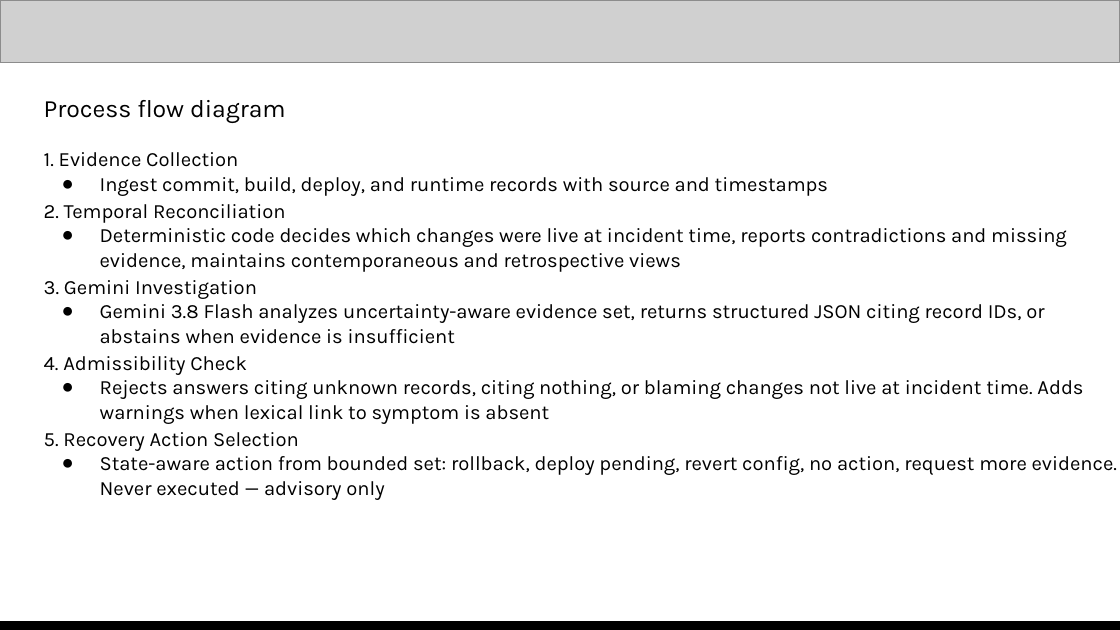
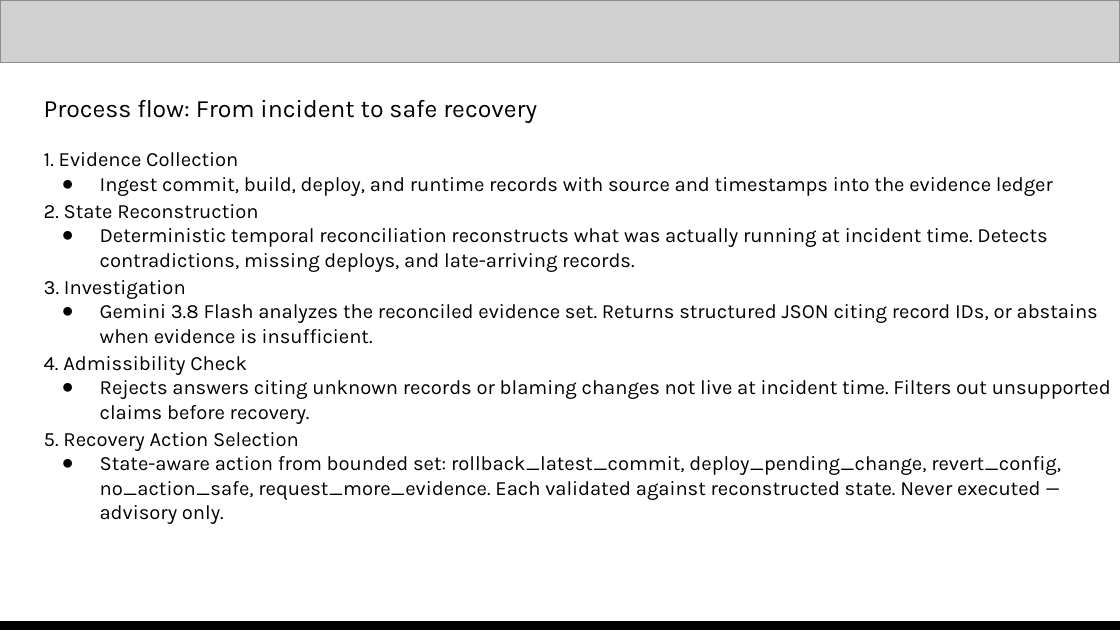
Before and after one commit to Akshada-Porje/MetisRealityGraph, a slide deck: slide 6 of MetisRealityGraph.pptx. Drawn at 1120x630 pixels with LibreOffice and Linux fonts; fonts in the diff are those of the drawing; grey boxes stand for pictures. Boxes give left, top, right and bottom in pixels: in the first picture for what was removed or moved away, otherwise in the second. Text is boxed around its words. In the diff, an @@ line names an element or a change of style, - is before the commit and + after.

```diff
--- a/MetisRealityGraph.pptx
+++ b/MetisRealityGraph.pptx
@@ text at (x1=44, y1=100, x2=537, y2=123): text changed @@
-Process flow diagram
+Process flow: From incident to safe recovery
@@ text at (x1=44, y1=177, x2=1098, y2=344): text changed @@
-● Ingest commit, build, deploy, and runtime records with source and timestamps
-2. Temporal Reconciliation
-● Deterministic code decides which changes were live at incident time, reports contradictions and missing evidence, maintains contemporaneous and retrospective views
-3. Gemini Investigation
-● Gemini 3.8 Flash analyzes uncertainty-aware evidence set, returns structured JSON citing record IDs, or abstains when evidence is insufficient
+● Ingest commit, build, deploy, and runtime records with source and timestamps into the evidence ledger
+2. State Reconstruction
+● Deterministic temporal reconciliation reconstructs what was actually running at incident time. Detects contradictions, missing deploys, and late-arriving records.
+3. Investigation
+● Gemini 3.8 Flash analyzes the reconciled evidence set. Returns structured JSON citing record IDs, or abstains when evidence is insufficient.
@@ text at (x1=100, y1=380, x2=1111, y2=424): text changed @@
-● Rejects answers citing unknown records, citing nothing, or blaming changes not live at incident time. Adds warnings when lexical link to symptom is absent
+● Rejects answers citing unknown records or blaming changes not live at incident time. Filters out unsupported claims before recovery.
@@ text at (x1=100, y1=456, x2=1061, y2=524): text changed @@
-● State-aware action from bounded set: rollback, deploy pending, revert config, no action, request more evidence. Never executed — advisory only
+● State-aware action from bounded set: rollback_latest_commit, deploy_pending_change, revert_config, no_action_safe, request_more_evidence. Each validated against reconstructed state. Never executed — advisory only.
```
Also in this commit, not shown: 11 other slides changed.
